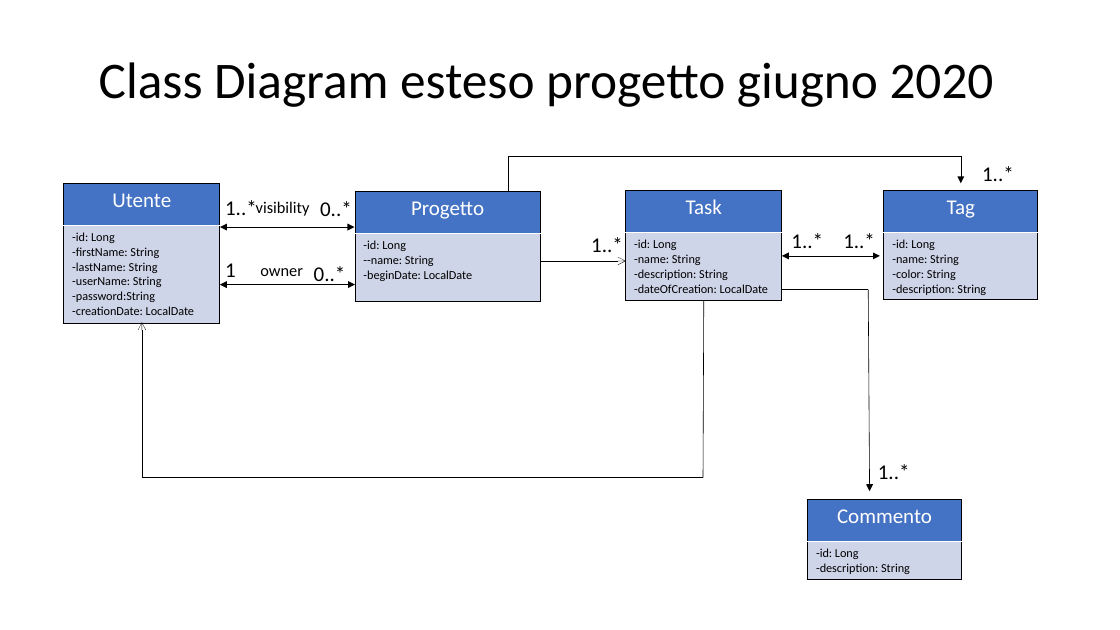
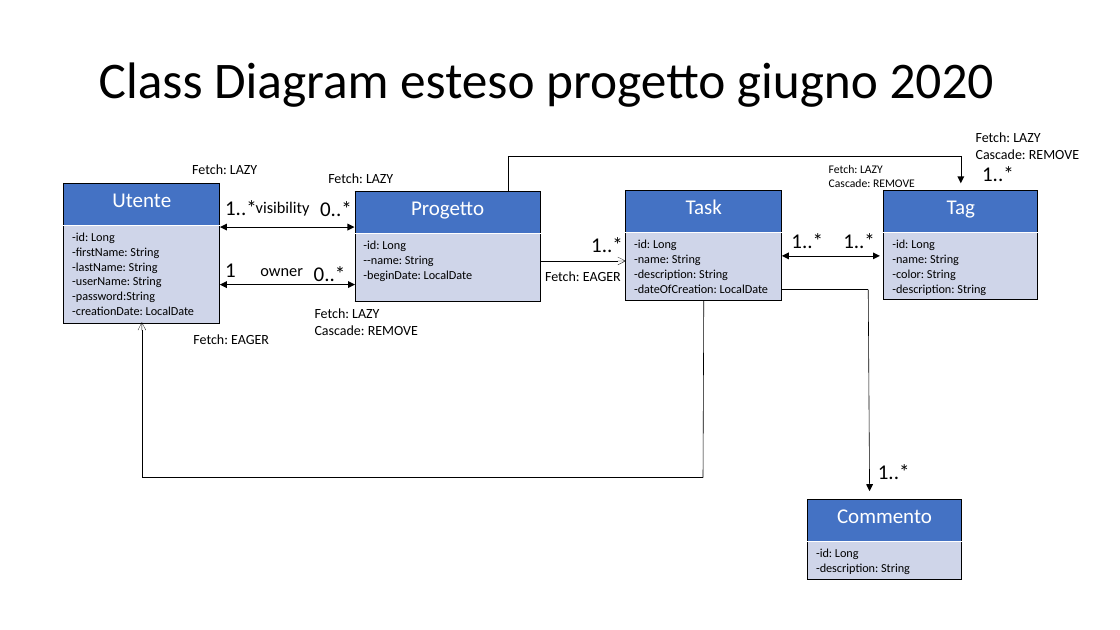
Before and after one commit to JohnnyWalkerRed/SIW-ProjectManager, a slide deck: slide 1 of Direttive progetto e class diagram/Class diagram.pptx. Drawn at 1120x630 pixels with LibreOffice and Linux fonts; fonts in the diff are those of the drawing. Boxes give left, top, right and bottom in pixels: in the first picture for what was removed or moved away, otherwise in the second. Text is boxed around its words. In the diff, an @@ line names an element or a change of style, - is before the commit and + after.

Commit message:
Update Class diagram.pptx
aggiornato con FETCH e CASCADE

```diff
--- a/Direttive progetto e class diagram/Class diagram.pptx
+++ b/Direttive progetto e class diagram/Class diagram.pptx
@@ text added at bbox=[976, 132, 1079, 159], 12 pt, text #000000 @@
+Fetch: LAZY
+Cascade: REMOVE
@@ text added at bbox=[192, 164, 257, 174], 12 pt, text #000000 @@
+Fetch: LAZY
@@ text added at bbox=[328, 173, 393, 183], 12 pt, text #000000 @@
+Fetch: LAZY
@@ text added at bbox=[829, 165, 915, 191], 10 pt, text #000000 @@
+Fetch: LAZY
+Cascade: REMOVE
@@ text added at bbox=[545, 271, 621, 281], 12 pt, text #000000 @@
+Fetch: EAGER
@@ text added at bbox=[315, 308, 418, 335], 12 pt, text #000000 @@
+Fetch: LAZY
+Cascade: REMOVE
@@ text added at bbox=[193, 334, 269, 344], 12 pt, text #000000 @@
+Fetch: EAGER
```
